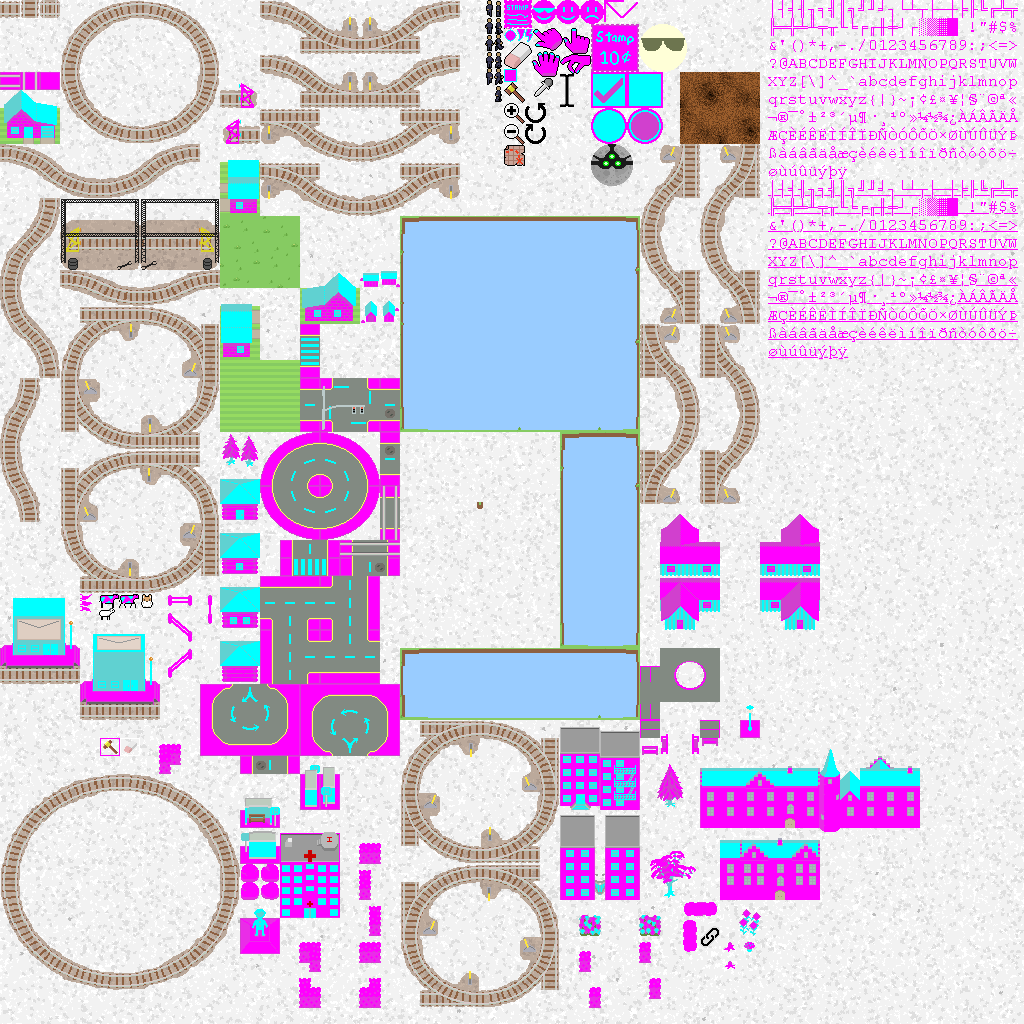
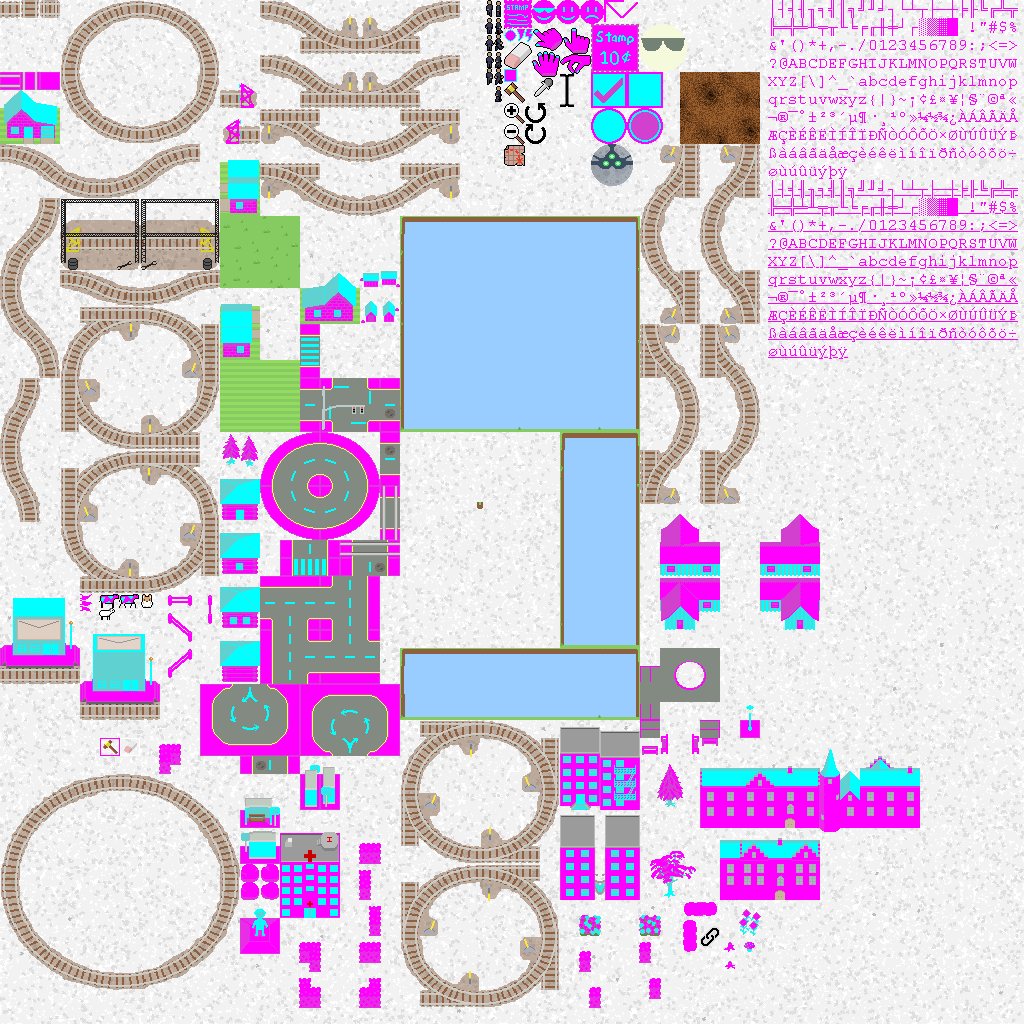
Layered file, before and after one edit (1024x1024). Changes by layer:
painted on "Pasted Layer #3" over [401, 24, 687, 718]
